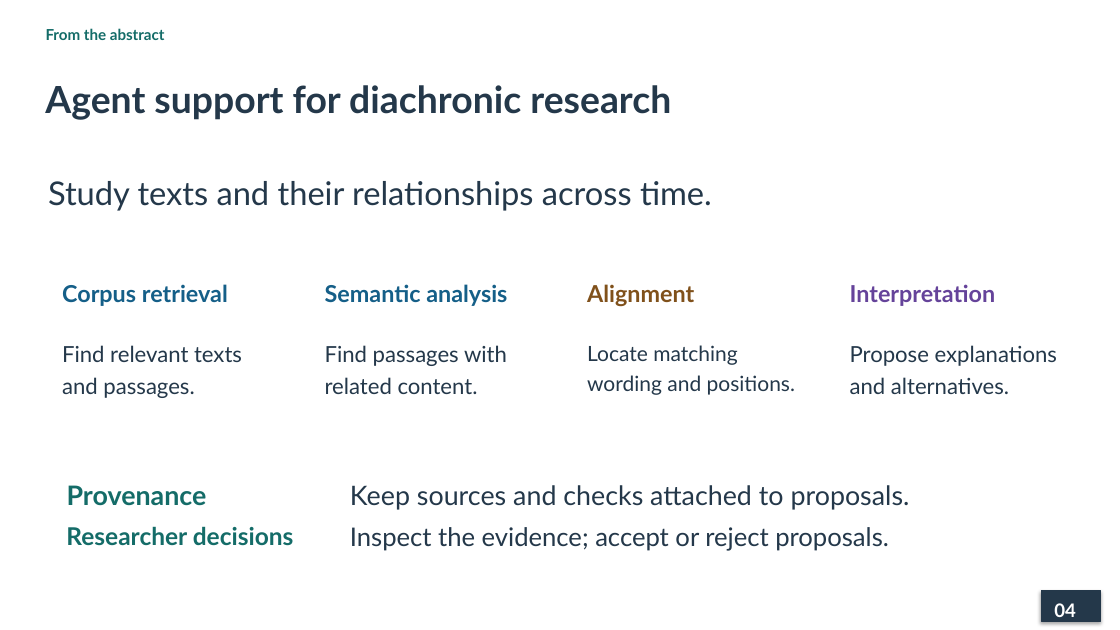
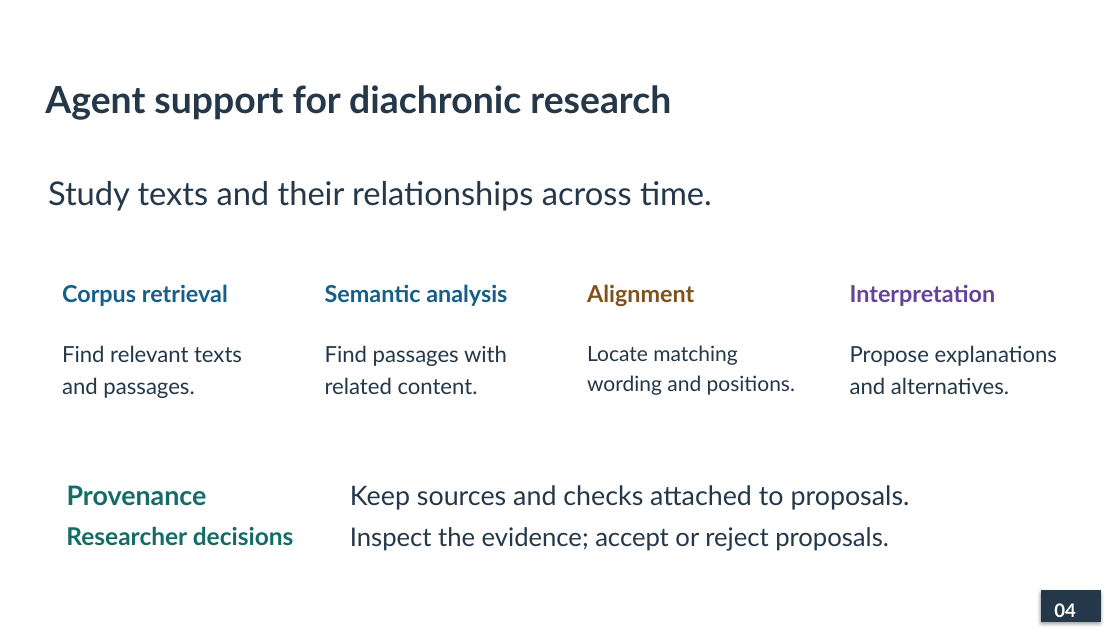
Before and after one commit to lopentu/cohort, a slide deck: slide 4 of docs/presentation/cohort-pnc-2026.pptx. Drawn at 1120x630 pixels with LibreOffice and Linux fonts; fonts in the diff are those of the drawing. Boxes give left, top, right and bottom in pixels: in the first picture for what was removed or moved away, otherwise in the second. Text is boxed around its words. In the diff, an @@ line names an element or a change of style, - is before the commit and + after.

```diff
--- a/docs/presentation/cohort-pnc-2026.pptx
+++ b/docs/presentation/cohort-pnc-2026.pptx
@@ text removed at [46,28,165,40] @@
-From the abstract
```
Also in this commit, not shown: 18 other slides changed, 2 other files.
